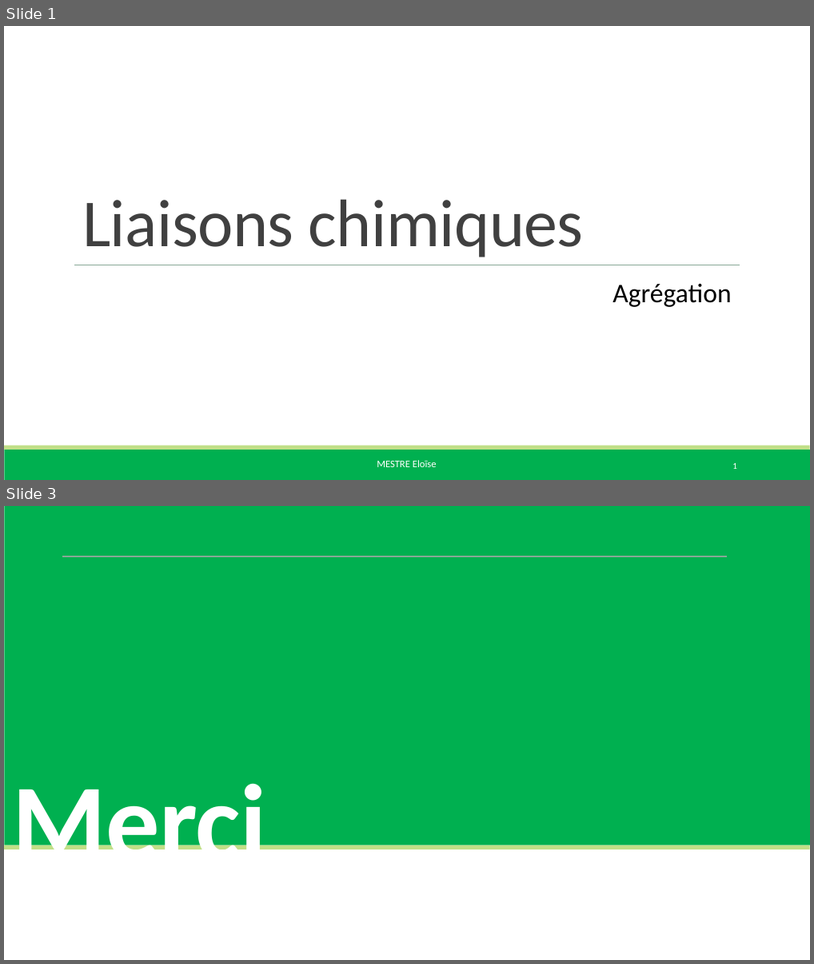
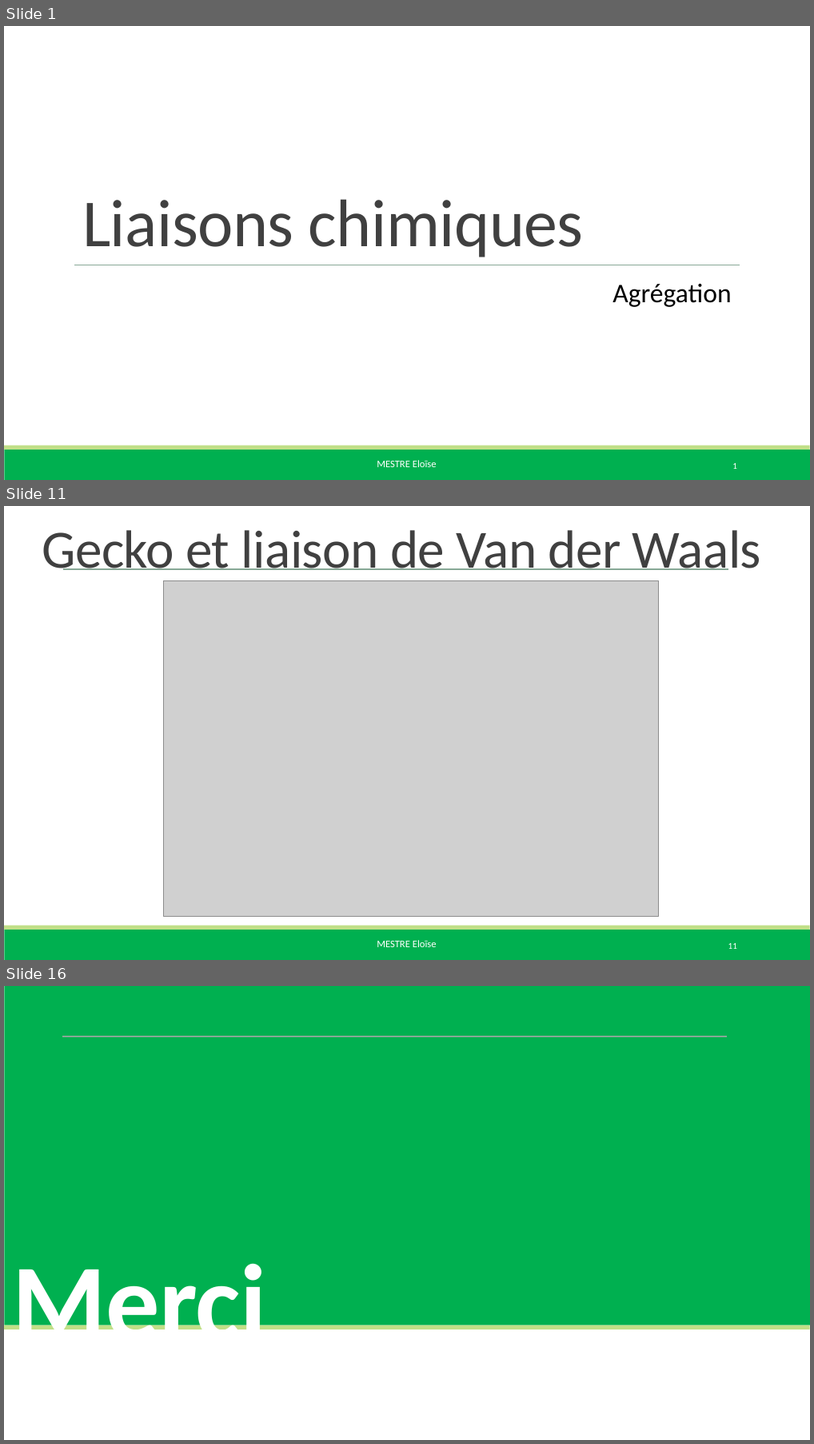
Before and after one commit to eloisemestre/Oraux_agreg, a slide deck: LC/LC 14 Liaisons chimique (lycée)/LC 14 diapo.pptx. Shown one above the other, each under a label of ours: slides 1 and 3 before the commit, slides 1, 11 and 16 after it; the slides between them are not shown. The pictures are 814x964 and 814x1444 pixels, drawn with LibreOffice and Linux fonts; fonts in the diff are those of the drawing; grey boxes stand for pictures. Boxes give left, top, right and bottom in pixels: in the first picture for what was removed or moved away, otherwise in the second. Text is boxed around its words. In the diff, an @@ line names an element or a change of style, - is before the commit and + after.

```diff
--- a/LC/LC 14 Liaisons chimique (lycée)/LC 14 diapo.pptx
+++ b/LC/LC 14 Liaisons chimique (lycée)/LC 14 diapo.pptx
@@ slide 11 added at bbox=[4, 506, 810, 960], background #FFFFFF; not listed: 3 template elements that a slide beside it also shows @@
@@ title added at bbox=[42, 530, 762, 581], 48 pt, text #404040 @@
+Gecko et liaison de Van der Waals
@@ line added from (64, 569) to (729, 569), #87A896 1 pt @@
@@ picture added at bbox=[164, 581, 658, 916] @@
@@ page number added at bbox=[729, 943, 738, 948], 7.9 pt, text #FFFFFF @@
+11
@@ what was slide 3 is now slide 16 @@
```
Also in this commit, not shown: 13 other slides added, 1 slide removed, 14 other files.
